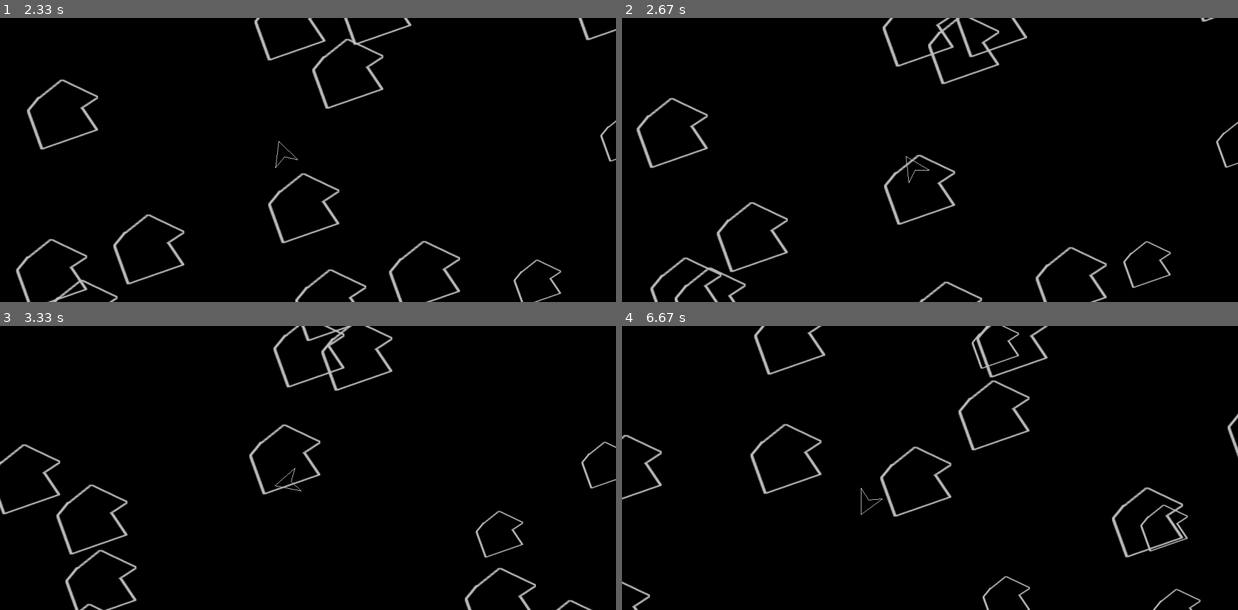
Above: before the commit, frames 1-4 (two rows, left to right).
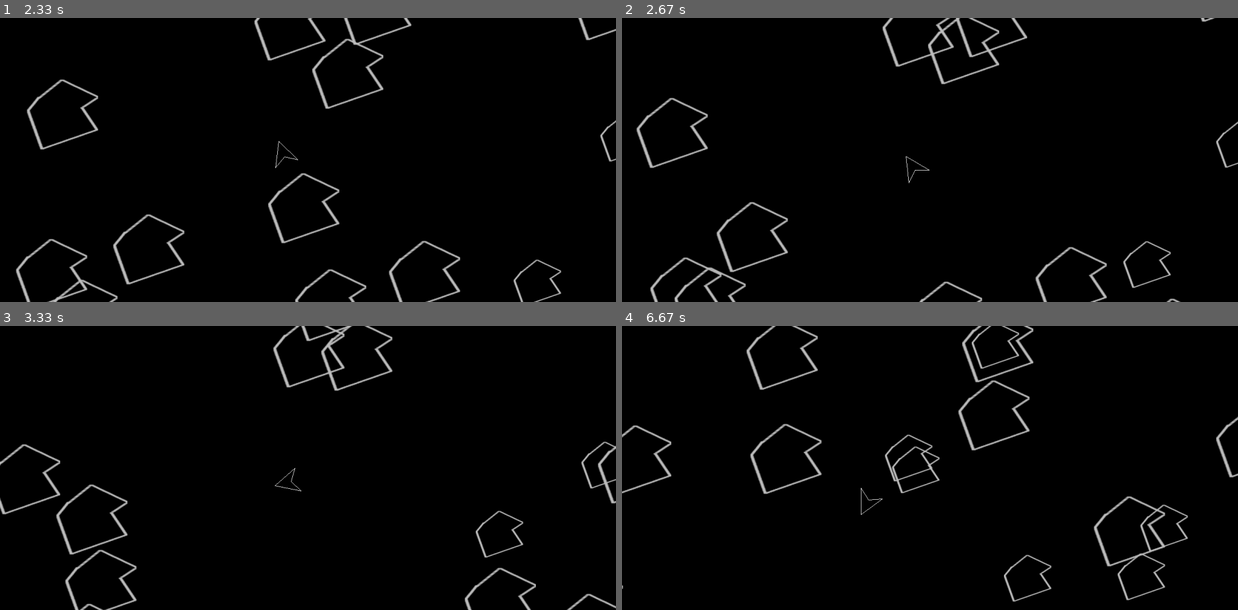
Above: after the commit, the same moments.

Repository: abhyuday10/PygameAsteroids
Game: pygame game, started from main.py
The game is run twice, just before and just after one commit, with the same random seed, the same clock (stepped at 60 frames per second) and the same inputs.
Inputs:
- Up to frame 1 (2.33 s): hold Right 0.33-0.8 s; hold Up 0.83-1.13 s; hold Right 1.17-1.63 s; hold Left 1.67-2.2 s; hold Down from 2.23 s (still down)
- Up to frame 2 (2.67 s): release Down at 2.53 s; hold Left from 2.57 s (still down)
- Up to frame 3 (3.33 s): release Left at 2.97 s; hold Up from 3 s (still down)
- Up to frame 4 (6.67 s): release Up at 3.37 s; hold Right 3.4-4.03 s; hold Down 4.07-4.43 s; hold Left 4.47-4.93 s; hold Right 4.97-5.43 s; hold Up 5.47-5.77 s; hold Right 5.8-6.27 s; hold Left from 6.3 s (still down)

Frame 1 is identical in both runs. In frame 2, 0.4% of the frame differs, in the area x 42-91%, y 47-100%; in frame 3, 0.7%; in frame 4, 3.8%, in the area x 0-100%, y 0-100%.

Commit message:
Add files via upload
With collisions now and cmoother rebound, plus I fixed getting stuk in walls.

Im gonna sleep now :)

Diff:
--- a/Ship_File.py
+++ b/Ship_File.py
@@ -155,17 +155,31 @@
             counter = 0
             if self.rel_points[i][0] > screen_size[0]:
                 counter += 1
+                for i in range(5):
+                    self.rel_points[i][0] -= 1
+                self.centre[0] -= 1
             if self.rel_points[i][0] < 0:
                 counter += 1
+                for i in range(5):
+                    self.rel_points[i][0] += 1
+                self.centre[0] += 1
             if self.rel_points[i][1] > screen_size[1]:
                 counter += 1
+                for i in range(5):
+                    self.rel_points[i][1] -= 1
+
+                self.centre[1] -= 1
             if self.rel_points[i][1] < 0:
                 counter += 1
+                for i in range(5):
+                    self.rel_points[i][1] += 1
+
+                self.centre[1] += 1
             if counter > 0:
                 on_screen += 1
 
         if on_screen > 0:
-            self.yspeed = 0-self.yspeed
+            self.yspeed = 0-(self.yspeed/2)
 
 
     def keep_on_screen(self):
--- a/asteroids.py
+++ b/asteroids.py
@@ -1,5 +1,7 @@
 import random
 import pygame
+import Ship_File
+
 
 
 class Rock(pygame.sprite.Sprite):
@@ -23,9 +25,9 @@
         if not inflatedScreen.contains(self.rect):
             self.kill()
 
-    def isclicked(self):
-        if pygame.mouse.get_pressed()[0]:
-            if self.rect.collidepoint(pygame.mouse.get_pos()):
+    def isclicked(self,ship):
+        for i in ship.rel_points:
+            if self.rect.collidepoint(i):
                 return True
 
     def size(self):
@@ -42,7 +44,7 @@
         return self.rect
 
 
-def Main_Loop(rockList,score,screen,screenWidth,screenheight,clock):
+def Main_Loop(rockList,score,screen,screenWidth,screenheight,clock,ship):
     # Always maintain total rock number on screen
     rockWeight = 0
     for rock in rockList:
@@ -93,7 +95,7 @@
 
     # Rock collision with bullets
     for rock in rockList:
-        if rock.isclicked():
+        if rock.isclicked(ship):
             if rock.size == "big":
                 currentRockPos = rock.coords()
                 rockList.remove(rock)
@@ -125,9 +127,9 @@
     rockList.draw(screen)
     pygame.display.flip()
 
-def newGame(screenWidth,screenheight,screen,rockList,score,clock):
+def newGame(screenWidth,screenheight,screen,rockList,score,clock,ship):
 
-        Main_Loop(rockList, score, screen, screenWidth, screenheight, clock)
+        Main_Loop(rockList, score, screen, screenWidth, screenheight, clock,ship)
 
 def main_setup(screenWidth,screenheight):
     # Set up screen for game
--- a/main.py
+++ b/main.py
@@ -27,8 +27,6 @@
                 gameRunning = False
         screen.fill((0, 0, 0))
         Ship_File.main_loop(screen,ship,clock)
-        asteroids.newGame(screenWidth,screenheight,screen,rockList,score,clock)
-        pygame.display.update()
-
+        asteroids.newGame(screenWidth,screenheight,screen,rockList,score,clock,ship)
 
 main_run()
